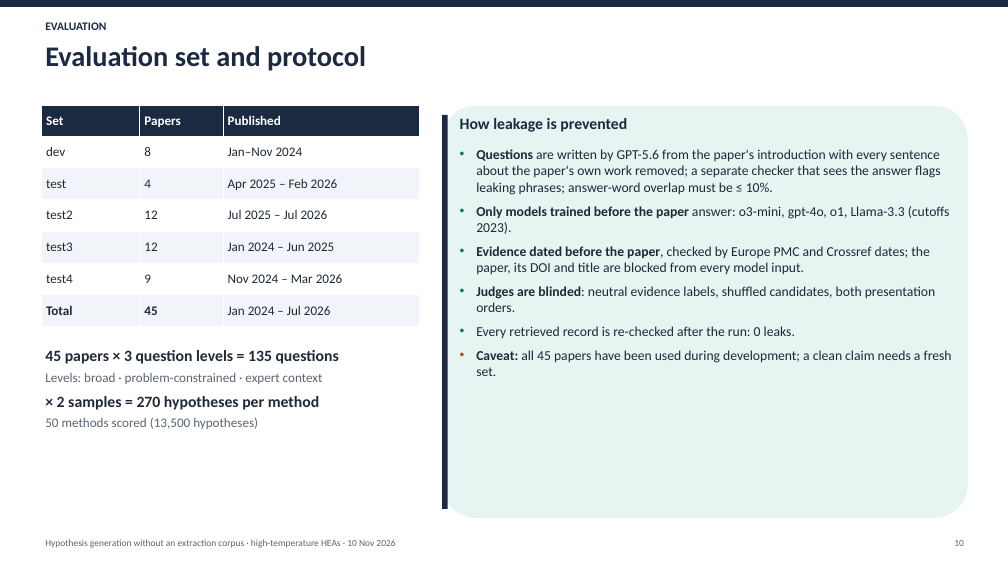
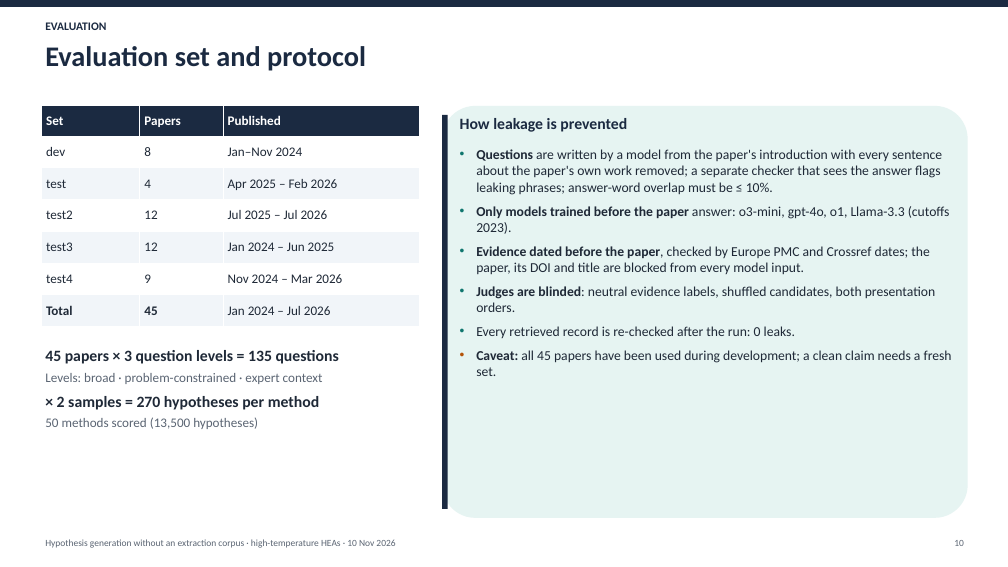
Before and after one commit to yadyneshsonale/materials-hypothesis-generation, a slide deck: slide 10 of presentations/2026-11-10_on_demand_retrieval/on_demand_hypothesis_generation_2026-11-10.pptx. Drawn at 1008x567 pixels with LibreOffice and Linux fonts; fonts in the diff are those of the drawing. Boxes give left, top, right and bottom in pixels: in the first picture for what was removed or moved away, otherwise in the second. Text is boxed around its words. In the diff, an @@ line names an element or a change of style, - is before the commit and + after.

```diff
--- a/presentations/2026-11-10_on_demand_retrieval/on_demand_hypothesis_generation_2026-11-10.pptx
+++ b/presentations/2026-11-10_on_demand_retrieval/on_demand_hypothesis_generation_2026-11-10.pptx
@@ text at (476,149,942,195): text changed @@
-• Questions are written by GPT-5.6 from the paper's introduction with every sentence about the paper's own work removed; a separate checker that sees the answer flags leaking phrases; answer-word overlap must be ≤ 10%.
+• Questions are written by a model from the paper's introduction with every sentence about the paper's own work removed; a separate checker that sees the answer flags leaking phrases; answer-word overlap must be ≤ 10%.
```
Also in this commit, not shown: 4 other slides changed, 1 slide removed, 1 other file.
